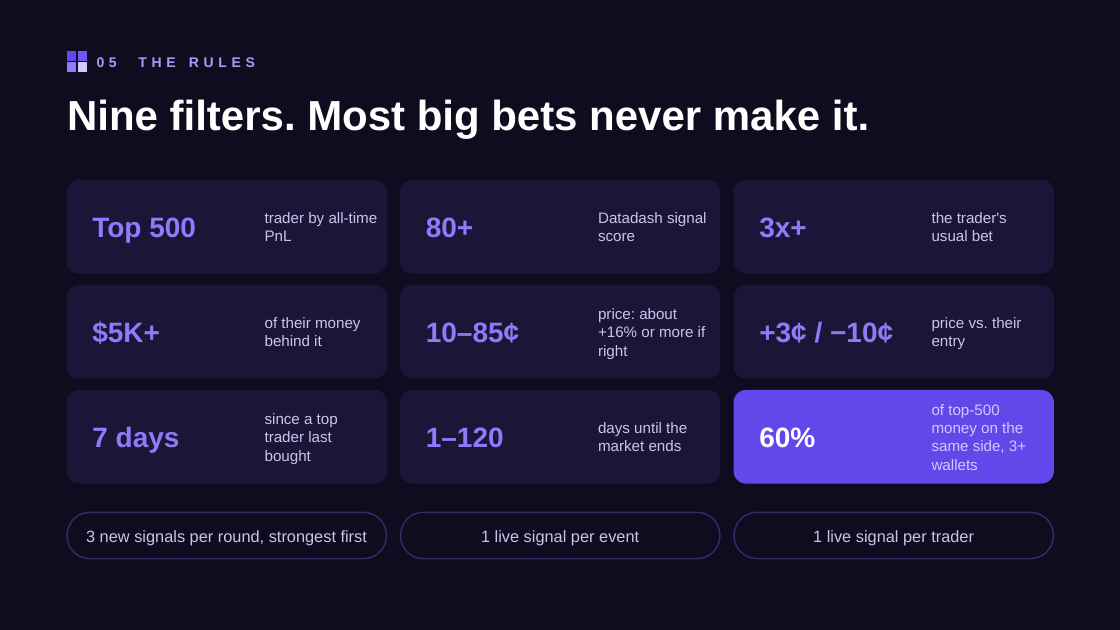
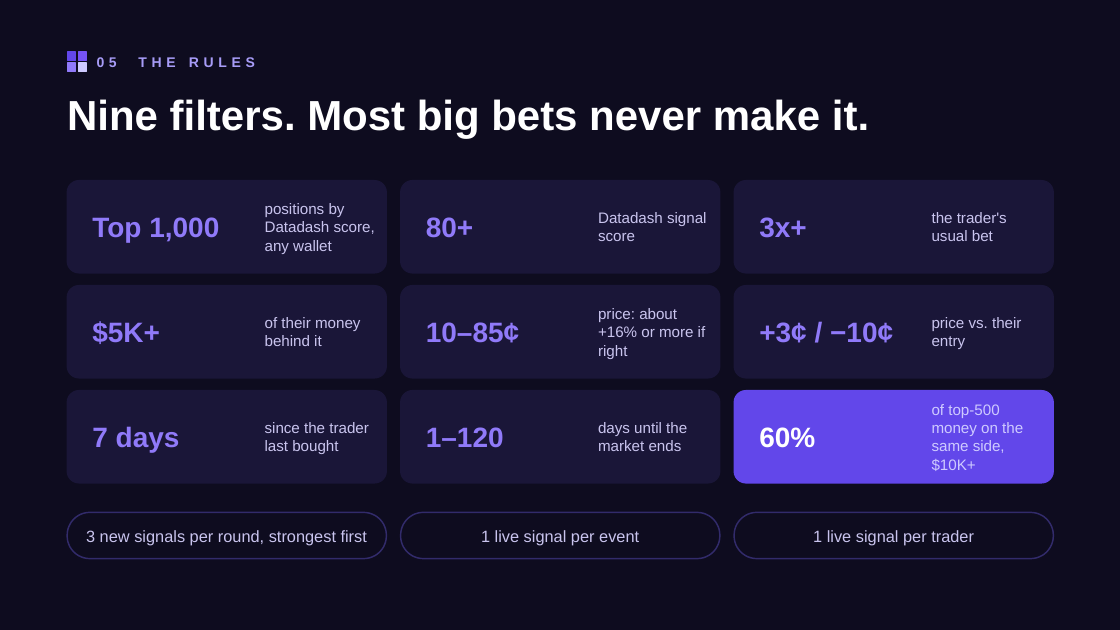
Before and after one commit to arpitBhalla/okx-smart-money-agent, a slide deck: slide 6 of pitch/Datadash-Smart-Money.pptx. Drawn at 1120x630 pixels with LibreOffice and Linux fonts; fonts in the diff are those of the drawing. Boxes give left, top, right and bottom in pixels: in the first picture for what was removed or moved away, otherwise in the second. Text is boxed around its words. In the diff, an @@ line names an element or a change of style, - is before the commit and + after.

Commit message:
feat: any high-scoring wallet can trigger; faster rounds; server setup
- A signal can start from any wallet among Datadash's 1,000 highest-scoring
  positions; the top-500 consensus now needs at least $10,000 on the side.
- Agreement is checked before freshness, so recent buys are only fetched for
  the survivors (a round went from about 149s to 23s with the same result).
- Recent buys are paged; ranks are shown only inside the top 500; cleaner
  trader names.
- deploy/setup-ubuntu.sh: one-shot setup for the DigitalOcean server.
- Backtest report re-run on the YES/NO-only rules.

```diff
--- a/pitch/Datadash-Smart-Money.pptx
+++ b/pitch/Datadash-Smart-Money.pptx
@@ text at [265,203,375,254]: text changed @@
-trader by all-time PnL
+positions by Datadash score, any wallet
@@ text at [92,217,219,243]: text changed @@
-Top 500
+Top 1,000
@@ text at [932,404,1023,471]: text changed @@
-of top-500 money on the same side, 3+ wallets
+of top-500 money on the same side, $10K+
@@ text at [265,422,369,454]: text changed @@
-since a top trader last bought
+since the trader last bought
```
Also in this commit, not shown: 2 other slides changed, 13 other files.
